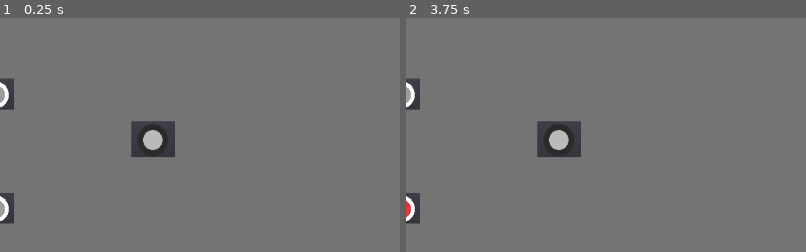
Above: before the commit, frames 1-2 (left to right).
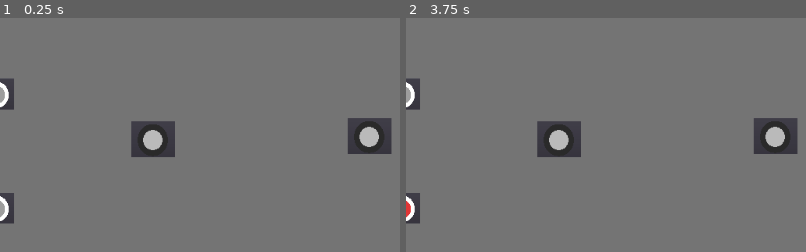
Above: after the commit, the same moments.

Repository: Boyquotes/Logic_Gates
Game: Godot game, scene res://board.tscn
Two runs of this game, one before a commit and one after it. Both use one fixed random seed, a clock stepped at 60 frames per second and the inputs below. This scene is started directly instead of the project's main scene.
Inputs (mouse positions are % of the whole screen's width and height, from its top left):
- Up to frame 1 (0.25 s): no input
- Up to frame 2 (3.75 s): click (30, 43) at 0.5 s; click (57, 42) at 1.27 s; click (11, 58) at 2.02 s; click (11, 58) at 2.77 s; click (4, 58) at 3.52 s
The pictures show only the part of the screen within x 11-61%, y 17-67%; the shares and areas given below are measured in that part.

The runs differ from the first frame. In frame 1, 1.7% of the frame differs, in the area x 87-98%, y 42-59%; in frame 2, 1.7%.

Commit message:
popravu linkanje pluga

Diff:
--- a/board.tscn
+++ b/board.tscn
@@ -26,6 +26,12 @@
 margin_right = 1802.51
 margin_bottom = 1400.68
 
+[node name="plug2" parent="." instance=ExtResource( 3 )]
+margin_left = 531.595
+margin_top = 239.111
+margin_right = 2079.6
+margin_bottom = 1397.11
+
 [node name="output_board" parent="." instance=ExtResource( 1 )]
 margin_left = 933.0
 margin_top = 2.0
--- a/plug.gd
+++ b/plug.gd
@@ -9,6 +9,9 @@
 var selected = false
 var button_area = Rect2(self.rect_position, self.rect_size)
 var lead = null
+
+# gleda ce je button pressed
+var p = false
 
 func _process(delta):
 
@@ -24,14 +27,27 @@
 func _input(event):
 	#poveze se z gumbom s katerim ga povezes
 	if event is InputEventMouseButton:
-		if button_area.has_point(self.get_local_mouse_position()):
+		if button_area.has_point(self.get_local_mouse_position()) and p:
 			var board = self.get_parent()
+			var c = true
+
 			for i in board.get_child(0).get_children():
 				for ii in i.get_children():
 					if "plug" in ii.get_name():
 						if ii.selected:
 							print(ii.on)
 							lead = ii
+							c = false
+			if c:
+				for i in board.get_children():
+					if "plug" in i.get_name():
+						print("i m", self.get_name())
+						print(i.get_name())
+
+		if p:
+			p = false
+		else:
+			p = true
 
 func _on_plug_button_down():
 	pos = get_viewport().get_mouse_position()
